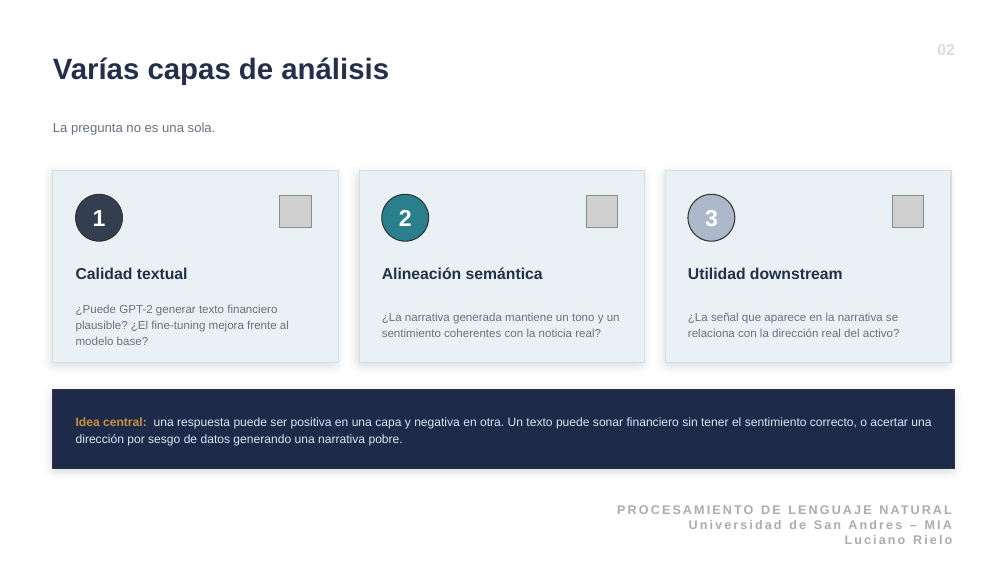
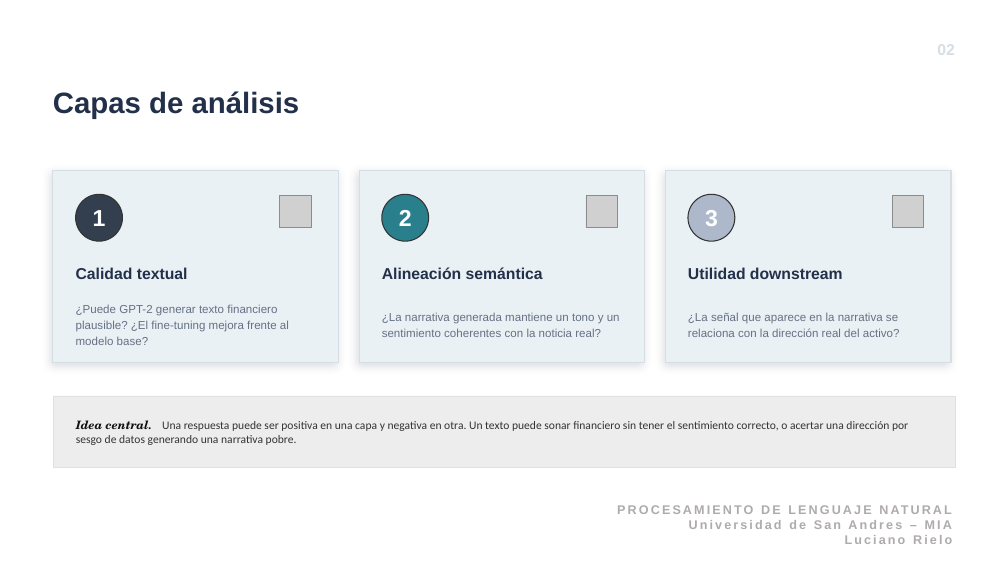
Before and after one commit to LucianoRielo/news-ai-generator, a slide deck: slide 2 of presentacion_nlp_finanzas.pptx. Drawn at 1008x567 pixels with LibreOffice and Linux fonts; fonts in the diff are those of the drawing; grey boxes stand for pictures. Boxes give left, top, right and bottom in pixels: in the first picture for what was removed or moved away, otherwise in the second. Text is boxed around its words. In the diff, an @@ line names an element or a change of style, - is before the commit and + after.

Commit message:
update

```diff
--- a/presentacion_nlp_finanzas.pptx
+++ b/presentacion_nlp_finanzas.pptx
@@ text at [53, 91, 300, 119]: text changed @@
-Varías capas de análisis
+Capas de análisis
@@ text removed at [53, 122, 216, 135] @@
-La pregunta no es una sola.
@@ rectangle: place and size @@
-rectangle at [53, 389, 955, 469]
+rectangle at [53, 396, 955, 468]
@@ rectangle at [53, 396, 955, 468]: fill #1E2A4A to #EDEDED; outline #333333 1 pt to #E0E0E0 0.5 pt; shadow off @@
@@ text at [76, 420, 908, 445]: text changed; size 11.5 to 11 pt; font Arial to Calibri; text colour #DCE4F0 to #333333 @@
-Idea central: una respuesta puede ser positiva en una capa y negativa en otra. Un texto puede sonar financiero sin tener el sentimiento correcto, o acertar una dirección por sesgo de datos generando una narrativa pobre.
+Idea central. Una respuesta puede ser positiva en una capa y negativa en otra. Un texto puede sonar financiero sin tener el sentimiento correcto, o acertar una dirección por sesgo de datos generando una narrativa pobre.
```
Also in this commit, not shown: 10 other slides changed, 1 slide removed.
